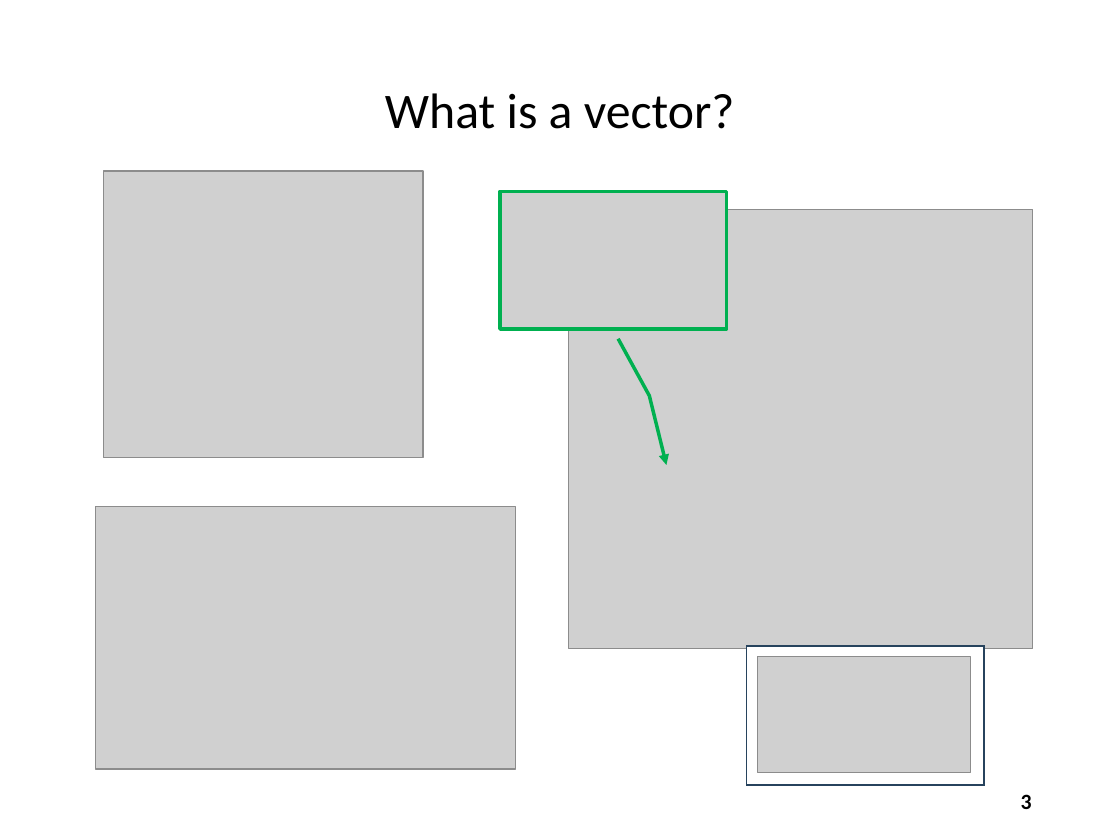
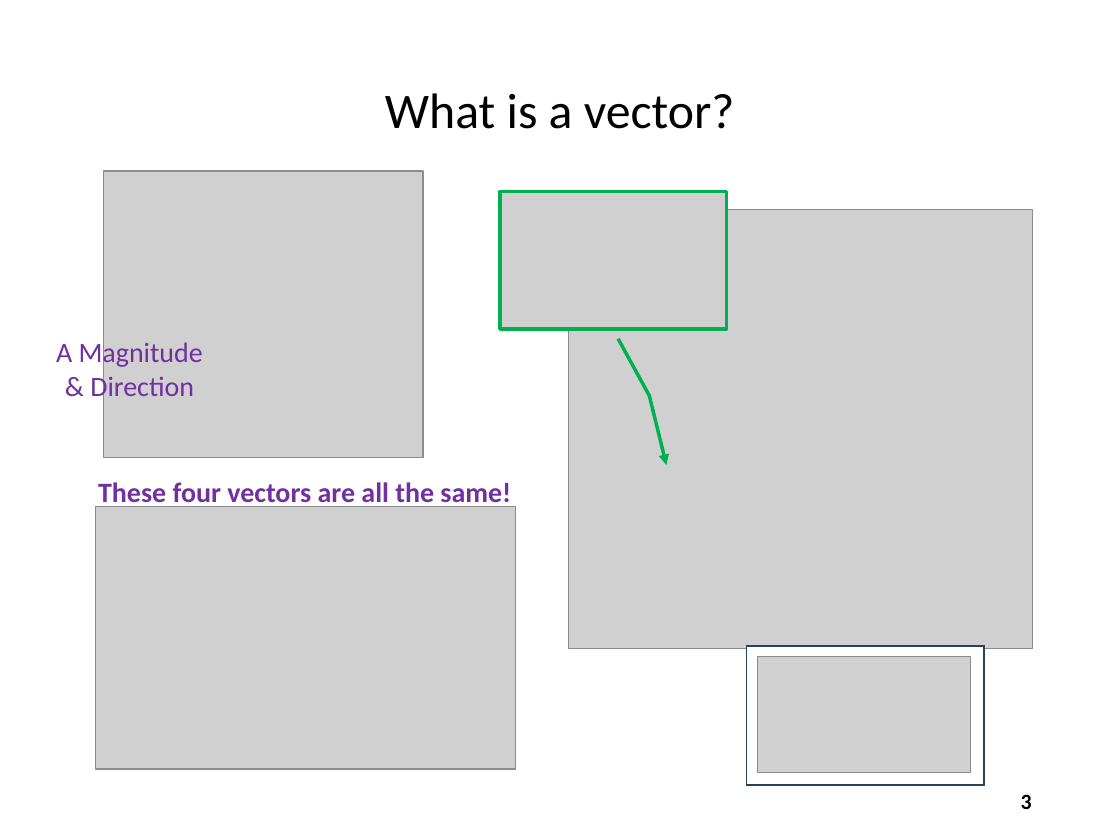
Before and after one commit to dbiersach/scicomp101, a slide deck: slide 3 of Session 16 - Linear Equations/Session 16 - Linear Equations.pptx. Drawn at 1120x840 pixels with LibreOffice and Linux fonts; fonts in the diff are those of the drawing; grey boxes stand for pictures. Boxes give left, top, right and bottom in pixels: in the first picture for what was removed or moved away, otherwise in the second. Text is boxed around its words. In the diff, an @@ line names an element or a change of style, - is before the commit and + after.

```diff
--- a/Session 16 - Linear Equations/Session 16 - Linear Equations.pptx
+++ b/Session 16 - Linear Equations/Session 16 - Linear Equations.pptx
@@ text added at (56, 339, 203, 403), 18 pt, text #7030A0 @@
+A Magnitude & Direction
@@ text added at (98, 482, 511, 509), 18 pt, text #7030A0, bold @@
+These four vectors are all the same!
```
Also in this commit, not shown: 1 other slide changed.
